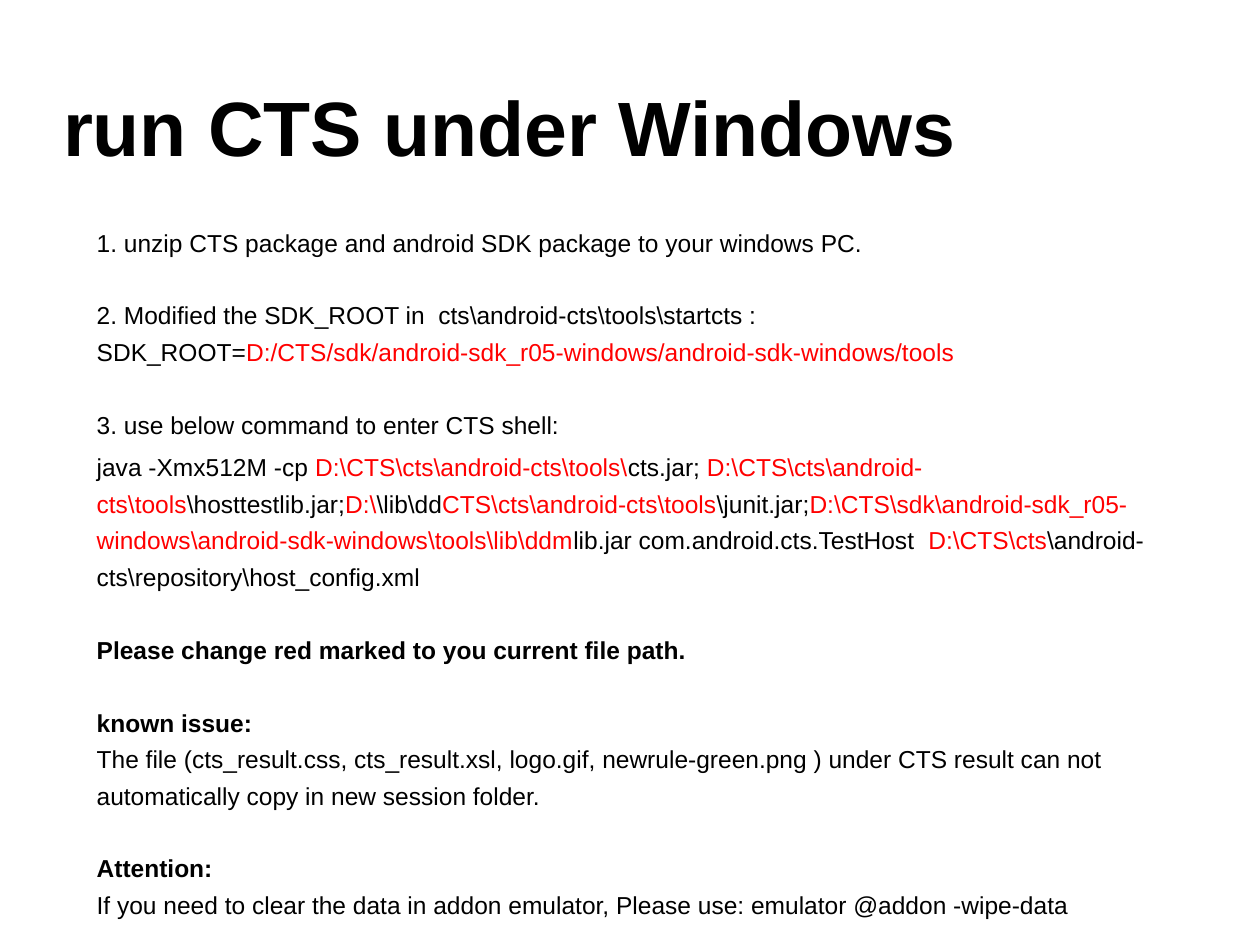
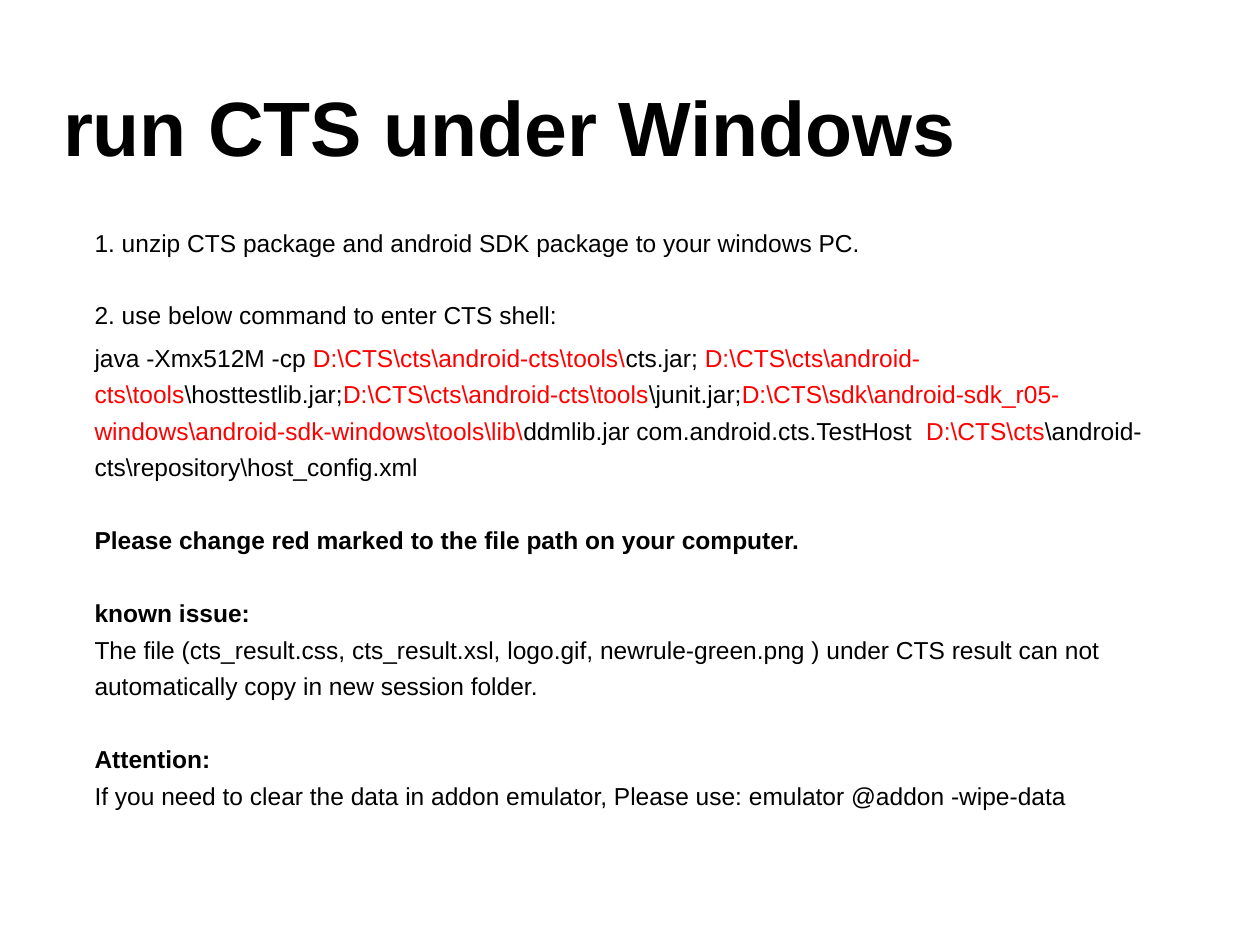
Before and after one commit to widerules/system-information, a slide deck: slide 17 of cts/CTS-training.ppt. Drawn at 1260x945 pixels with LibreOffice and Linux fonts; fonts in the diff are those of the drawing; background and template pictures are left out. Boxes give left, top, right and bottom in pixels: in the first picture for what was removed or moved away, otherwise in the second. Text is boxed around its words. In the diff, an @@ line names an element or a change of style, - is before the commit and + after.

```diff
--- a/cts/CTS-training.ppt
+++ b/cts/CTS-training.ppt
@@ text at (x1=94, y1=234, x2=1142, y2=810): text changed @@
-1. unzip CTS package and android SDK package to your windows PC.
-2. Modified the SDK_ROOT in cts\android-cts\tools\startcts :
-SDK_ROOT=D:/CTS/sdk/android-sdk_r05-windows/android-sdk-windows/tools
-3. use below command to enter CTS shell:
-java -Xmx512M -cp D:\CTS\cts\android-cts\tools\cts.jar; D:\CTS\cts\android-cts\tools\hosttestlib.jar;D:\\lib\ddCTS\cts\android-cts\tools\junit.jar;D:\CTS\sdk\android-sdk_r05-windows\android-sdk-windows\tools\lib\ddmlib.jar com.android.cts.TestHost D:\CTS\cts\android-cts\repository\host_config.xml
-Please change red marked to you current file path.
-known issue:
-The file (cts_result.css, cts_result.xsl, logo.gif, newrule-green.png ) under CTS result can not automatically copy in new session folder.
-Attention:
-If you need to clear the data in addon emulator, Please use: emulator @addon -wipe-data
+1. unzip CTS package and android SDK package to your windows PC.
+2. use below command to enter CTS shell:
+java -Xmx512M -cp D:\CTS\cts\android-cts\tools\cts.jar; D:\CTS\cts\android-cts\tools\hosttestlib.jar;D:\CTS\cts\android-cts\tools\junit.jar;D:\CTS\sdk\android-sdk_r05-windows\android-sdk-windows\tools\lib\ddmlib.jar com.android.cts.TestHost D:\CTS\cts\android-cts\repository\host_config.xml
+Please change red marked to the file path on your computer.
+known issue:
+The file (cts_result.css, cts_result.xsl, logo.gif, newrule-green.png ) under CTS result can not automatically copy in new session folder.
+Attention:
+If you need to clear the data in addon emulator, Please use: emulator @addon -wipe-data
```
Also in this commit, not shown: 30 other slides changed, 6 slides added, 2 slides removed, 1 other file.
